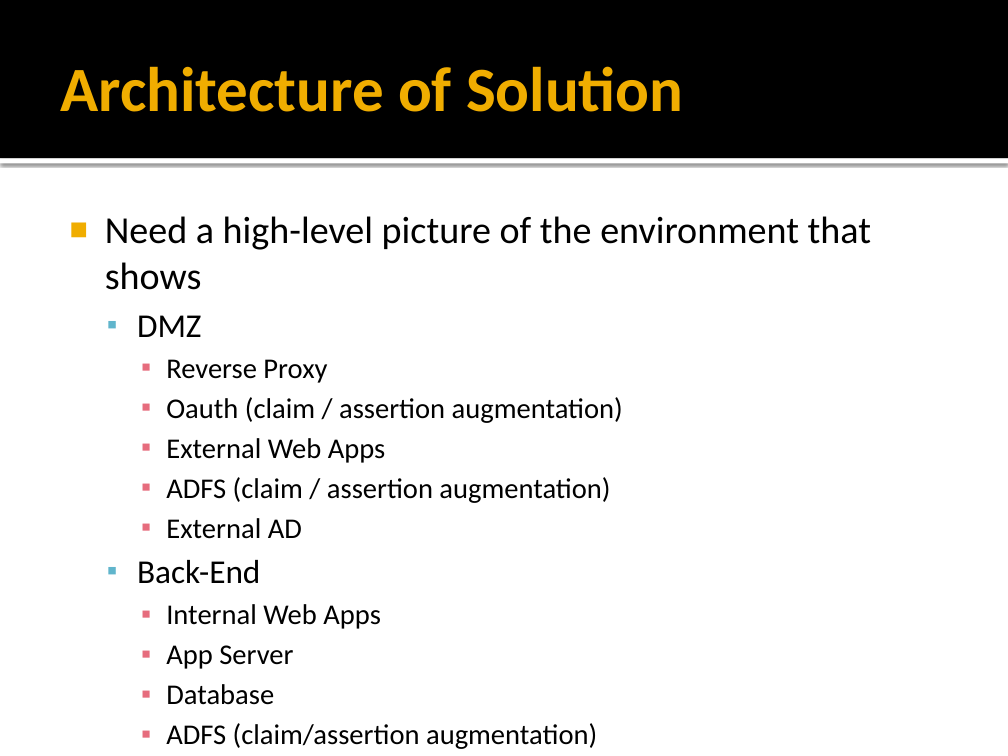
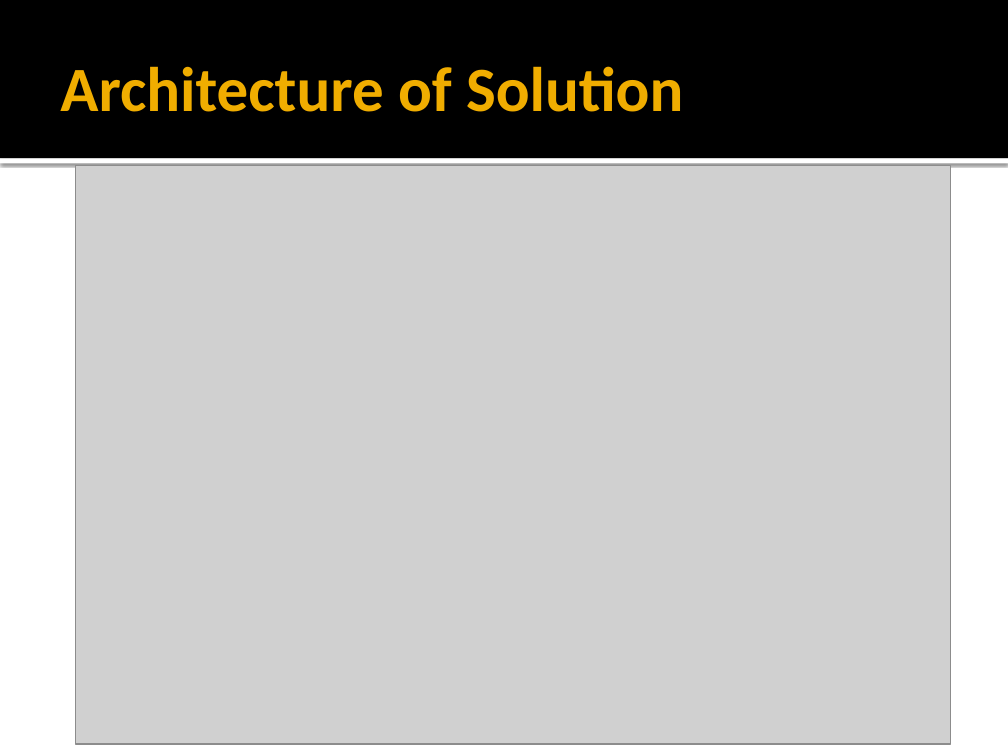
Before and after one commit to anibalvelarde/SSOExample, a slide deck: slide 15 of SSOPresentation/IAM_SSO.pptx. Drawn at 1008x756 pixels with LibreOffice and Linux fonts; fonts in the diff are those of the drawing; grey boxes stand for pictures. Boxes give left, top, right and bottom in pixels: in the first picture for what was removed or moved away, otherwise in the second. Text is boxed around its words. In the diff, an @@ line names an element or a change of style, - is before the commit and + after.

Commit message:
Prep work
Added high-level Arch Ref picture

```diff
--- a/SSOPresentation/IAM_SSO.pptx
+++ b/SSOPresentation/IAM_SSO.pptx
@@ picture added at [76, 165, 951, 744] @@
@@ text removed at [105, 216, 871, 749] @@
-■ Need a high-level picture of the environment that shows
-  ▪ DMZ
-    ▪ Reverse Proxy
-    ▪ Oauth (claim / assertion augmentation)
-    ▪ External Web Apps
-    ▪ ADFS (claim / assertion augmentation)
-    ▪ External AD
-  ▪ Back-End
-    ▪ Internal Web Apps
-    ▪ App Server
-    ▪ Database
-    ▪ ADFS (claim/assertion augmentation)
-    ▪ Internal AD
```
Also in this commit, not shown: 2 other slides changed, 1 other file.
